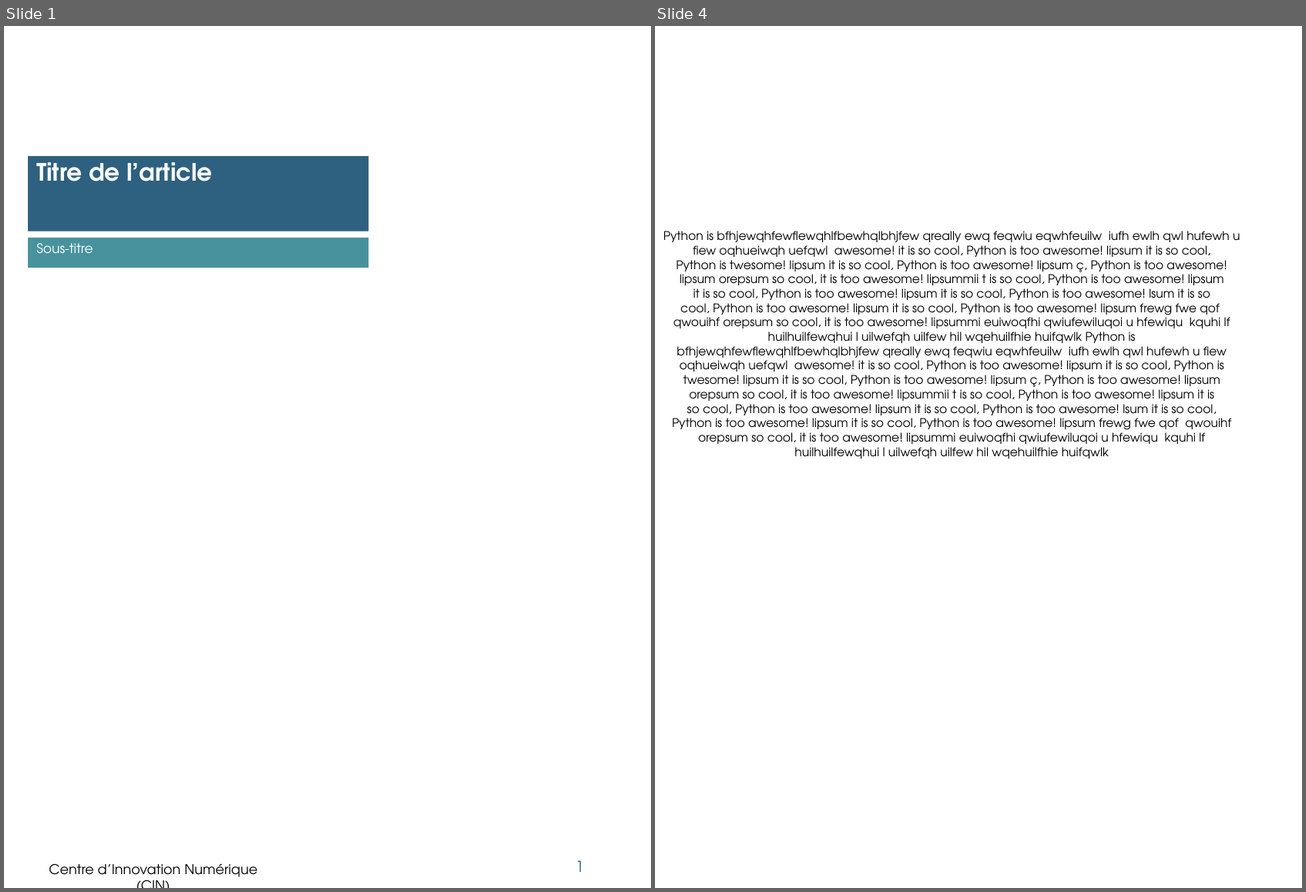
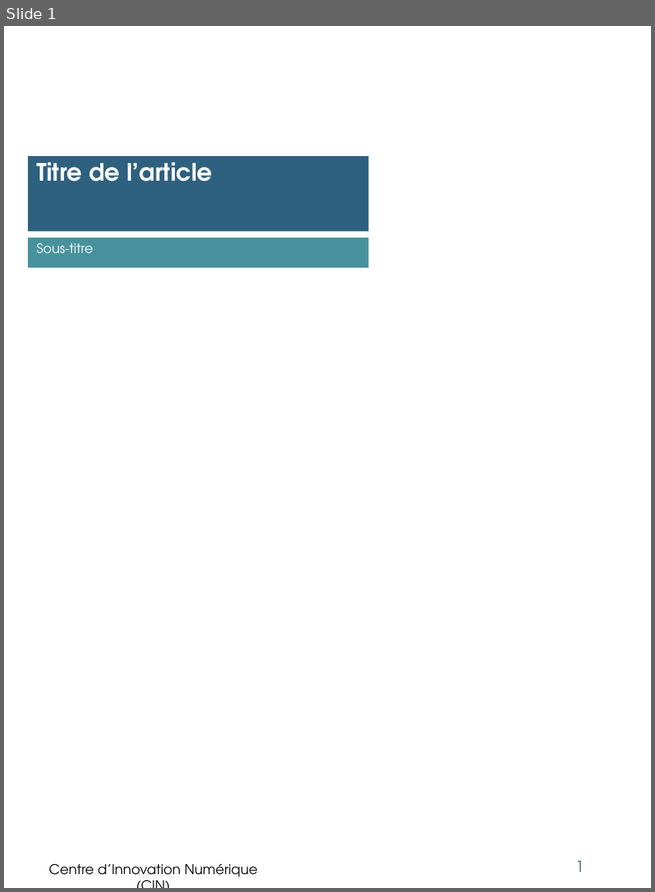
Before and after one commit to Msa360/pptx_template_cin, a slide deck: powerpoints/test.pptx. Shown side by side, each under a label of ours: slides 1 and 4 before the commit, slide 1 after it; the slides between them are not shown. The pictures are 1306x892 and 655x892 pixels, drawn with LibreOffice and Linux fonts; fonts in the diff are those of the drawing; background and template pictures are left out. Boxes give left, top, right and bottom in pixels: in the first picture for what was removed or moved away, otherwise in the second. Text is boxed around its words. In the diff, an @@ line names an element or a change of style, - is before the commit and + after.

```diff
--- a/powerpoints/test.pptx
+++ b/powerpoints/test.pptx
@@ slide 4 removed at bbox=[655, 26, 1302, 888], background #FFFFFF @@
@@ text removed at bbox=[663, 231, 1239, 459] @@
-Python is bfhjewqhfewflewqhlfbewhqlbhjfew qreally ewq feqwiu eqwhfeuilw iufh ewlh qwl hufewh u
-fiew oqhueiwqh uefqwl awesome! it is so cool, Python is too awesome! lipsum it is so cool,
-Python is twesome! lipsum it is so cool, Python is too awesome! lipsum ç, Python is too awesome!
-lipsum orepsum so cool, it is too awesome! lipsummii t is so cool, Python is too awesome! lipsum
-it is so cool, Python is too awesome! lipsum it is so cool, Python is too awesome! lsum it is so
-cool, Python is too awesome! lipsum it is so cool, Python is too awesome! lipsum frewg fwe qof
-qwouihf orepsum so cool, it is too awesome! lipsummi euiwoqfhi qwiufewiluqoi u hfewiqu kquhi lf
-huilhuilfewqhui l uilwefqh uilfew hil wqehuilfhie huifqwlk Python is
-bfhjewqhfewflewqhlfbewhqlbhjfew qreally ewq feqwiu eqwhfeuilw iufh ewlh qwl hufewh u fiew
-oqhueiwqh uefqwl awesome! it is so cool, Python is too awesome! lipsum it is so cool, Python is
-twesome! lipsum it is so cool, Python is too awesome! lipsum ç, Python is too awesome! lipsum
-orepsum so cool, it is too awesome! lipsummii t is so cool, Python is too awesome! lipsum it is
-so cool, Python is too awesome! lipsum it is so cool, Python is too awesome! lsum it is so cool,
-Python is too awesome! lipsum it is so cool, Python is too awesome! lipsum frewg fwe qof qwouihf
-orepsum so cool, it is too awesome! lipsummi euiwoqfhi qwiufewiluqoi u hfewiqu kquhi lf
-huilhuilfewqhui l uilwefqh uilfew hil wqehuilfhie huifqwlk
```
Also in this commit, not shown: 1 slide added, 4 other slides removed, 7 other files.
